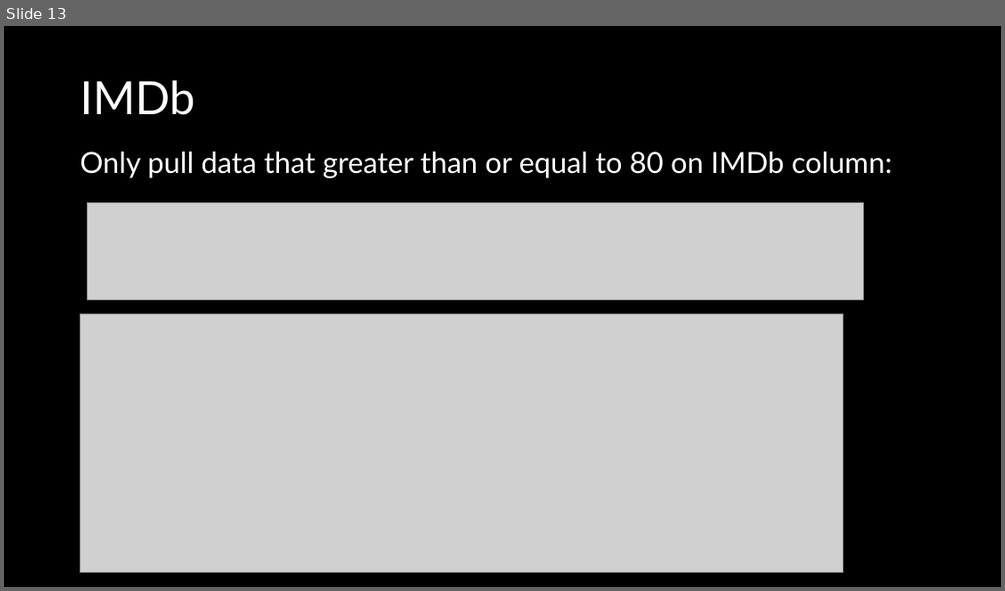
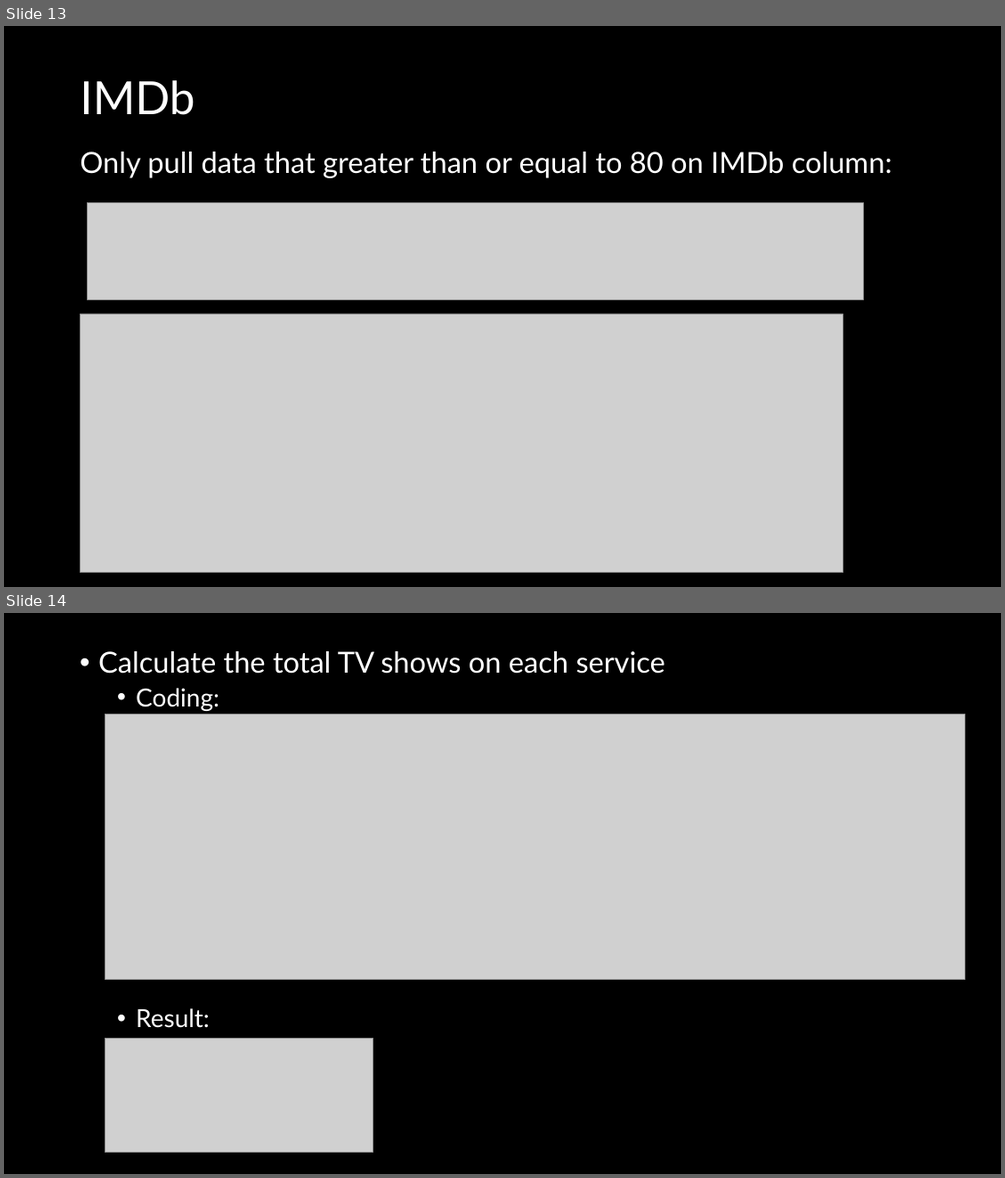
Before and after one commit to Christian-Albertini/UNC-Project-1, a slide deck: what_are_we_watching_tonight final.pptx. Shown one above the other, each under a label of ours: slide 13 before the commit, slides 13 and 14 after it. The pictures are 1005x591 and 1005x1178 pixels, drawn with LibreOffice and Linux fonts; fonts in the diff are those of the drawing; grey boxes stand for pictures. Boxes give left, top, right and bottom in pixels: in the first picture for what was removed or moved away, otherwise in the second. Text is boxed around its words. In the diff, an @@ line names an element or a change of style, - is before the commit and + after.

Commit message:
final edits

```diff
--- a/what_are_we_watching_tonight final.pptx
+++ b/what_are_we_watching_tonight final.pptx
@@ slide 14 added at box(4, 613, 1001, 1174), background #000000 @@
@@ text added at box(98, 651, 665, 1028), 28 pt, text #FFFFFF @@
+• Calculate the total TV shows on each service
+  • Coding:
+  • Result:
@@ picture added at box(105, 714, 965, 980) @@
@@ picture added at box(105, 1038, 372, 1151) @@
```
